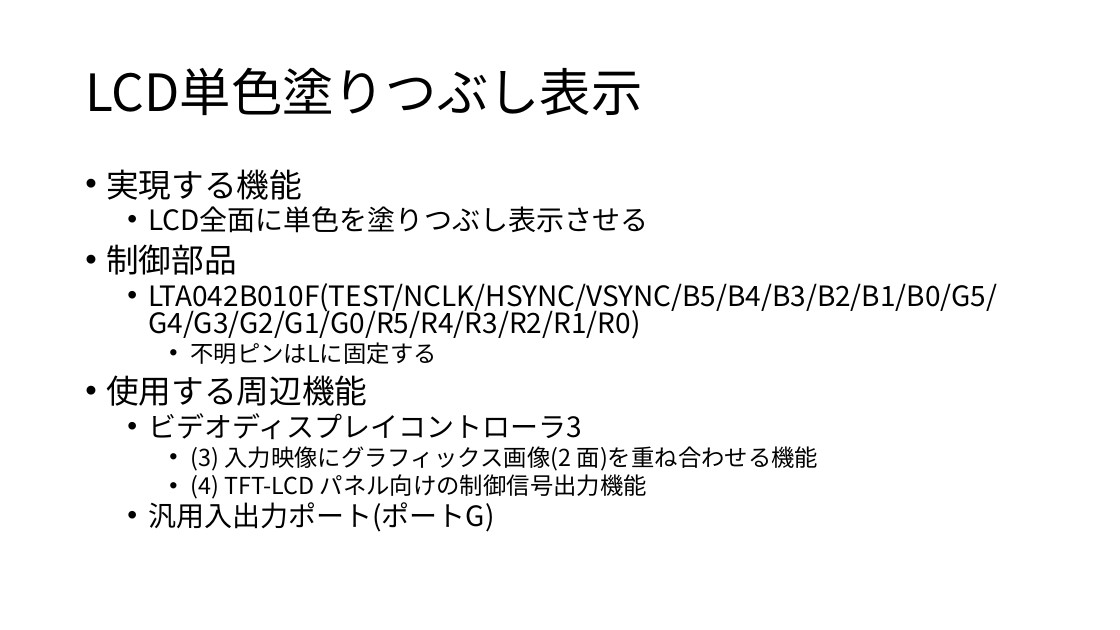
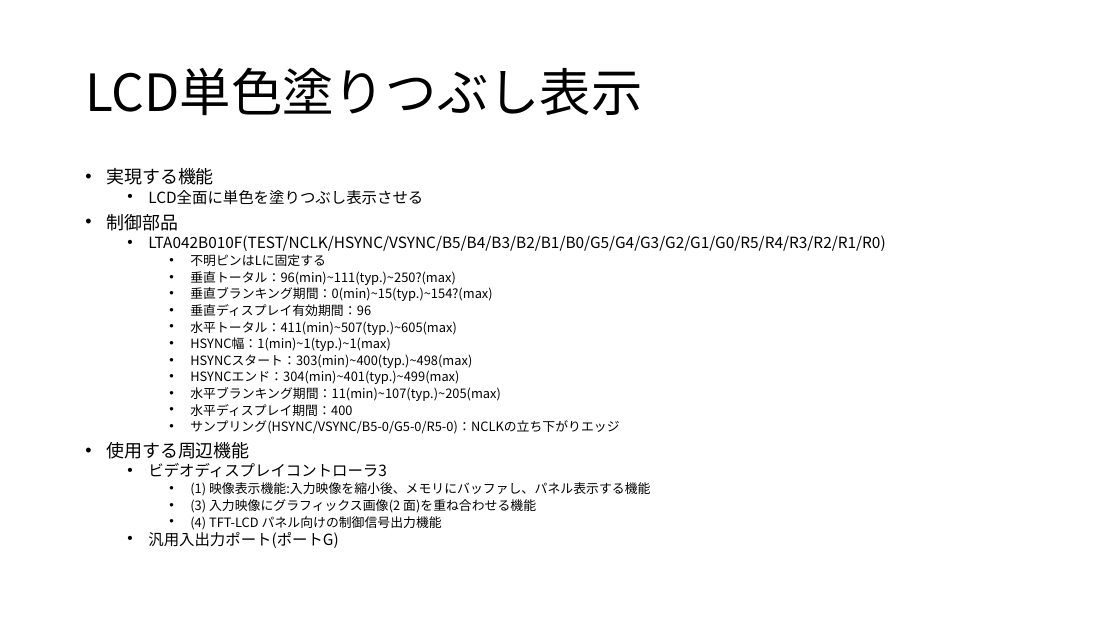
Before and after one commit to moku828/sh7262_an, a slide deck: slide 15 of SH7262アプリケーションノート.pptx (slide 14 before the commit). Drawn at 1120x630 pixels with LibreOffice and Linux fonts; fonts in the diff are those of the drawing. Boxes give left, top, right and bottom in pixels: in the first picture for what was removed or moved away, otherwise in the second. Text is boxed around its words. In the diff, an @@ line names an element or a change of style, - is before the commit and + after.

```diff
--- a/SH7262アプリケーションノート.pptx
+++ b/SH7262アプリケーションノート.pptx
@@ text at bbox=[106, 168, 885, 548]: size 28 to 15.4 pt in "実現する機能", "制御部品", "使用する周辺機能"; size 24 to 13.2 pt in "LCD全面に単色を塗りつぶし表示させる", "LTA042B010F(TEST/NCLK/HSYNC/VSYNC/B5/B4/B3/B2/B1/B0/G5/G4/G3 ...", "ビデオディスプレイコントローラ3", "汎用入出力ポート(ポートG)"; size 20 to 11 pt in "不明ピンはLに固定する", "(3) 入力映像にグラフィックス画像(2 面)を重ね合わせる機能", "(4) TFT-LCD パネル向けの制御信号出力機能"; line spacing 0.8 to 0.7 @@
@@ text at bbox=[190, 271, 619, 434]: paragraphs added @@
+    • 垂直トータル：96(min)~111(typ.)~250?(max)
+    • 垂直ブランキング期間：0(min)~15(typ.)~154?(max)
+    • 垂直ディスプレイ有効期間：96
+    • 水平トータル：411(min)~507(typ.)~605(max)
+    • HSYNC幅：1(min)~1(typ.)~1(max)
+    • HSYNCスタート：303(min)~400(typ.)~498(max)
+    • HSYNCエンド：304(min)~401(typ.)~499(max)
+    • 水平ブランキング期間：11(min)~107(typ.)~205(max)
+    • 水平ディスプレイ期間：400
+    • サンプリング(HSYNC/VSYNC/B5-0/G5-0/R5-0)：NCLKの立ち下がりエッジ
@@ text at bbox=[190, 482, 650, 496]: paragraph added @@
+    • (1) 映像表示機能:入力映像を縮小後、メモリにバッファし、パネル表示する機能
```
Also in this commit, not shown: 1 other slide changed, 4 slides added, 4 other files.
